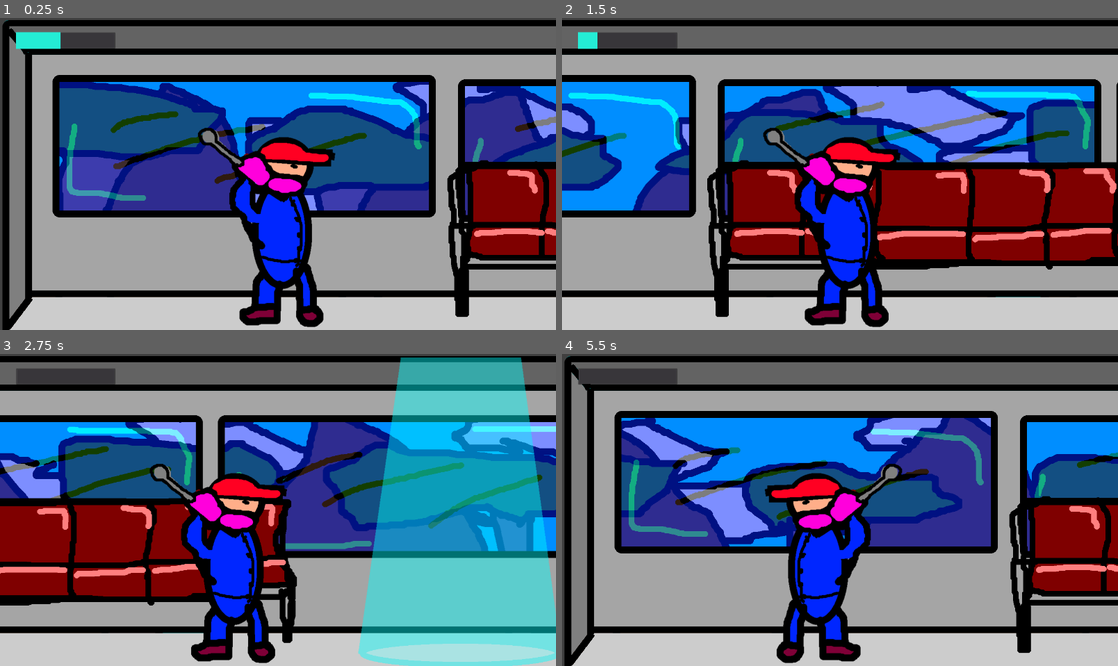
Above: before the commit, frames 1-4 (two rows, left to right).
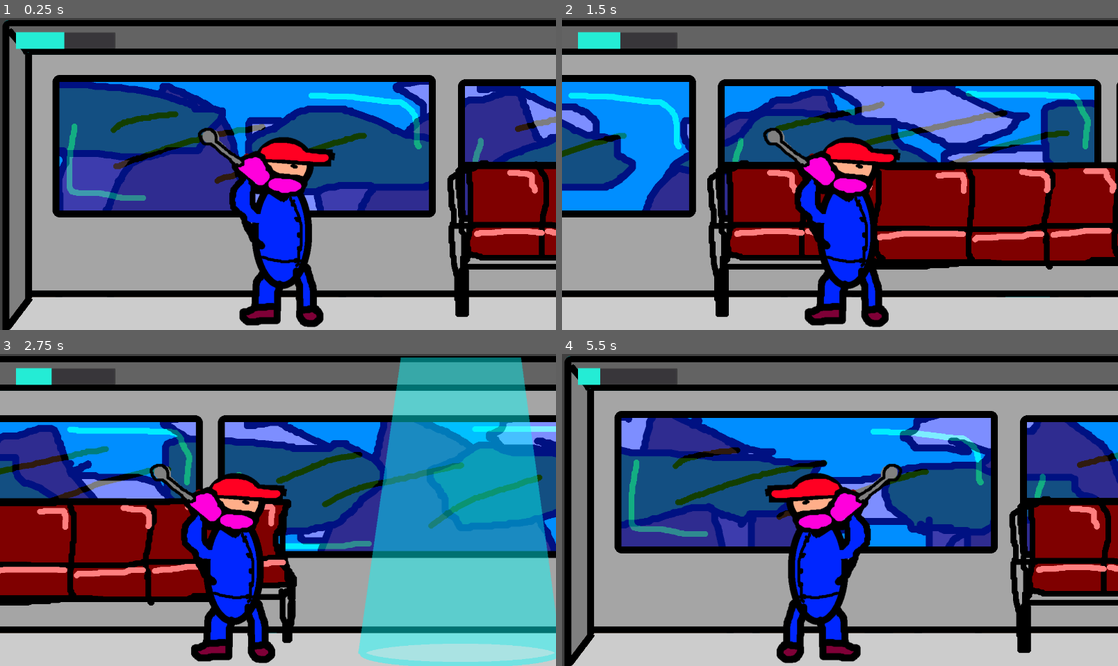
Above: after the commit, the same moments.

Repository: GoblinsGaming/lostrelicgame
Game: Godot game, scene res://Main.tscn
The game is run twice, just before and just after one commit, with the same random seed, the same clock (stepped at 60 frames per second) and the same inputs.
Inputs:
- Up to frame 1 (0.25 s): no input
- Up to frame 2 (1.5 s): hold D (right) 0.53-1.28 s; tap Keypad 0 (drift_camera) at 0.6, 1.35 s; hold - (train_down, bound only after the commit) from 1.28 s (still down)
- Up to frame 3 (2.75 s): release - (train_down, bound only after the commit) at 2.03 s; hold D (right) from 2.03 s (still down); tap Keypad 0 (drift_camera) at 2.1 s
- Up to frame 4 (5.5 s): release D (right) at 2.78 s; hold = (train_up, bound only after the commit) 2.78-3.53 s; tap Keypad 0 (drift_camera) every 0.75 s from 2.85 to 5.1 s; hold A (left) 3.53-5.03 s; hold - (train_down, bound only after the commit) from 5.03 s (still down)

The runs differ from the first frame. In frame 1, less than 0.1% of the frame differs, in the area x 10-12%, y 4-11%; in frame 2, 5.1%; in frame 3, 18%; in frame 4, 19%, in the area x 2-100%, y 4-94%.

Commit message:
Change signal reduction speed.

Diff:
--- a/GameController.gd
+++ b/GameController.gd
@@ -7,7 +7,7 @@
 
 export var signal_half_width = 275
 export var signal_fill_speed = 20
-export var signal_reduction_speed = 20
+export var signal_reduction_speed = 5
 
 # Called when the node enters the scene tree for the first time.
 func _ready():
@@ -26,3 +26,9 @@
 	else:
 		if signal_bar.value >= 0:
 			signal_bar.value = signal_bar.value - signal_reduction_speed*delta
+
+	var back = $background/WildernessBackground
+	if Input.is_action_just_pressed("train_up"):
+		back.train_speed *= sqrt(2)
+	elif Input.is_action_just_pressed("train_down"):
+		back.train_speed /= sqrt(2)
--- a/project.godot
+++ b/project.godot
@@ -47,6 +47,16 @@
 "events": [ Object(InputEventKey,"resource_local_to_scene":false,"resource_name":"","device":0,"alt":false,"shift":false,"control":false,"meta":false,"command":false,"pressed":false,"scancode":0,"physical_scancode":16777347,"unicode":0,"echo":false,"script":null)
  ]
 }
+train_up={
+"deadzone": 0.5,
+"events": [ Object(InputEventKey,"resource_local_to_scene":false,"resource_name":"","device":0,"alt":false,"shift":false,"control":false,"meta":false,"command":false,"pressed":false,"scancode":61,"physical_scancode":0,"unicode":0,"echo":false,"script":null)
+ ]
+}
+train_down={
+"deadzone": 0.5,
+"events": [ Object(InputEventKey,"resource_local_to_scene":false,"resource_name":"","device":0,"alt":false,"shift":false,"control":false,"meta":false,"command":false,"pressed":false,"scancode":45,"physical_scancode":0,"unicode":0,"echo":false,"script":null)
+ ]
+}
 
 [physics]
 
